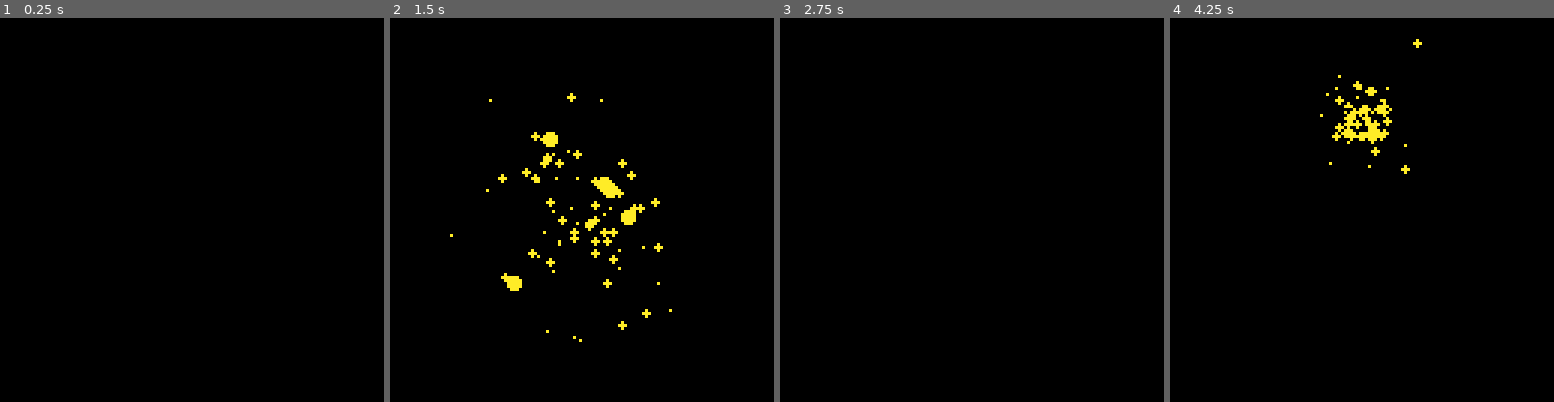
Above: before the commit, frames 1-4 (left to right).
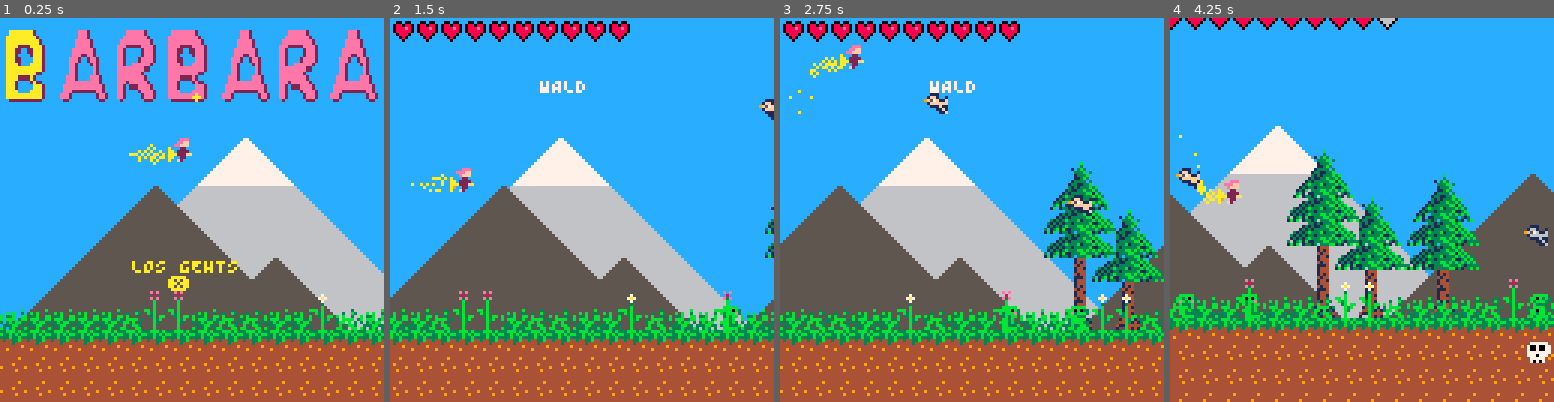
Above: after the commit, the same moments.

Repository: theGEBIRGE/BARBARA
Game: PICO-8 cartridge barbara.p8
Two runs of this game, one before a commit and one after it. Both use one fixed random seed, a clock stepped at 60 frames per second and the inputs below.
Inputs:
- Up to frame 1 (0.25 s): no input
- Up to frame 2 (1.5 s): tap X (X key) at 0.33, 1.07 s
- Up to frame 3 (2.75 s): tap X (X key) at 1.85 s; hold Up 2.15-2.42 s
- Up to frame 4 (4.25 s): tap X (X key) at 2.97, 4.08 s; hold Down 3.63-3.97 s

The runs differ from the first frame. In frame 1, 100% of the frame differs, in the area x 0-100%, y 0-100%; in frame 2, 99%; in frame 3, 99%; in frame 4, 99%.

Commit message:
Make witch sparks callable from outside update()
This way we can draw the sparkle trail during the start screen,
where she doesn't get updated.

Diff:
--- a/barbara.p8
+++ b/barbara.p8
@@ -7,7 +7,7 @@
 function _init()
   init_globals()
   init_objects()
-  change_scene("POST_CASTLE")
+  change_scene("START")
 end
 
 function init_globals()
@@ -72,11 +72,15 @@
       self.color_letter = 0
       self.foreground_x = 0
       self.background1_x = 0
-      self.background2_x = 0
+      self.background2_x = 20
+      w:init()
+      w.y = 40
+      w.x = 56
     end,
 
     update = function(self)
       if(btn(5)) change_scene("FOREST")
+      w:sparks()
 
       self.map_x -= SCROLL_SPEED
       self.background1_x -= 0.25
@@ -123,6 +127,8 @@
       end
 
       circfill(self.curr_star.x, self.curr_star.y, 1, 10)
+
+      w:draw()
 
       map(32, 16, self.foreground_x, 0, 32, 16)
       map(32, 16, self.foreground_x + 128*2, 0, 32, 16)
@@ -612,6 +618,10 @@
       self.y += (self.dir * 3.0)
     end
 
+    self:sparks()
+  end
+
+  local update_sparks = function(self)
     add(self.trail, trail_particle(self.x - 2, self.y + 5))
     foreach(self.trail, function(p) p:update() end)
   end
@@ -662,6 +672,7 @@
     draw = draw_witch,
     hit = hit_witch,
     init = init_witch,
+    sparks = update_sparks,
   }
 end
 
Not shown, changed: the music (__music__) section of barbara.p8
Not shown, changed: the sound effects (__sfx__) section of barbara.p8
